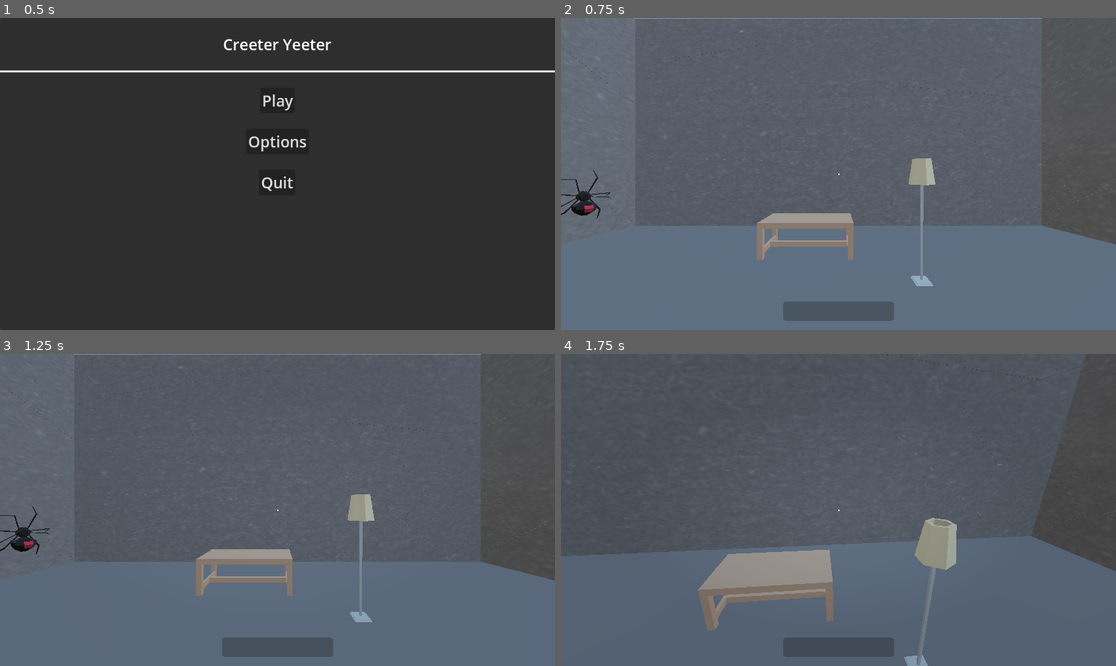
Above: before the commit, frames 1-4 (two rows, left to right).
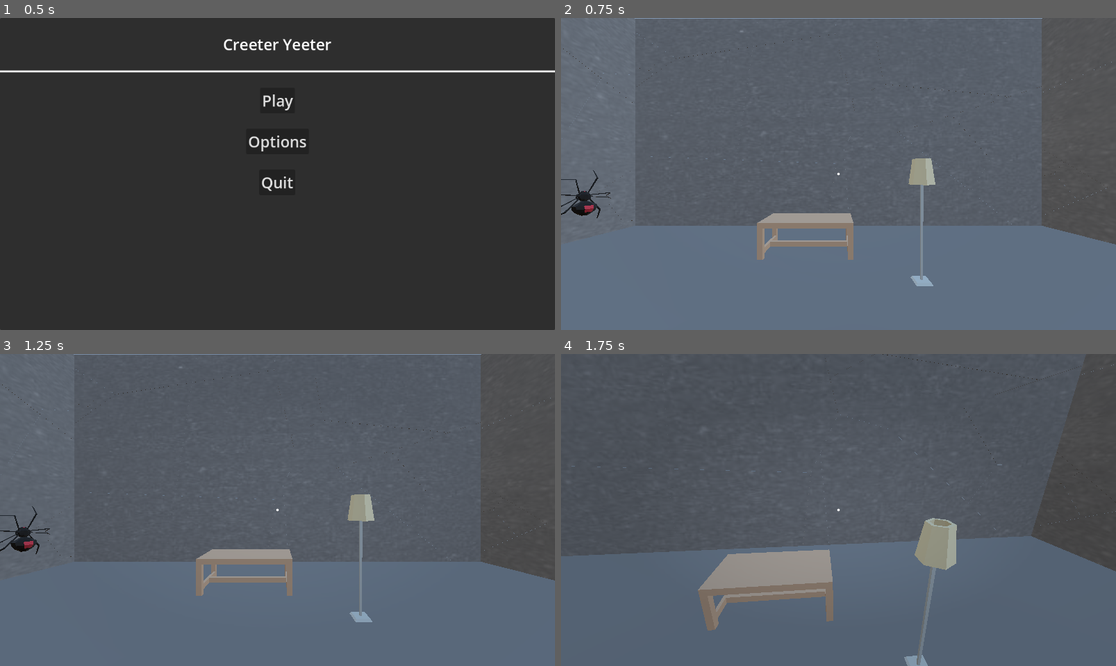
Above: after the commit, the same moments.

Repository: rcorre/wildjam84
Game: Godot game, scene res://menus/title/Title.tscn
Two runs of this game, one before a commit and one after it. Both use one fixed random seed, a clock stepped at 60 frames per second and the inputs below.
Inputs (mouse positions are in pixels of both pictures, inside the frame that each line leads up to):
- Up to frame 1 (0.5 s): no input
- Up to frame 2 (0.75 s): click "Play" at 0.5 s
- Up to frame 3 (1.25 s): no input
- Up to frame 4 (1.75 s): tap Enter at 1.25 s; move the mouse to (866, 510) at 1.27 s; press the mouse at (866, 510) at 1.28 s; hold W (forward) from 1.28 s (still down); tap Space (jump) at 1.52 s

Frame 1 is identical in both runs. In frame 2, 1.2% of the frame differs, in the area x 40-60%, y 49-98%; in frame 3, 1.2%; in frame 4, 1.2%.

Commit message:
Improve HUD crosshair.

Diff:
--- a/scenes/HUD/HUD.gd
+++ b/scenes/HUD/HUD.gd
@@ -2,16 +2,16 @@
 
 @onready var player: Player
 
-@onready var throw_power_bar: ProgressBar = $ThrowPowerBar
 @onready var tunnel_vision: Control = $TunnelVision
 @onready var game_over: Control = $GameOver
+
+var crosshair_radius := 1.0
 
 func _ready() -> void:
 	player = get_parent()
 	assert(player, "HUD cannot find player")
 
 func _process(delta: float) -> void:
-	throw_power_bar.value = player.throw_charge
 	tunnel_vision.modulate.a = player.panic
 	if player.panic >= 1.0:
 		Input.set_mouse_mode(Input.MOUSE_MODE_VISIBLE)
@@ -19,3 +19,15 @@
 			player.drop()
 		game_over.visible = true
 		game_over.modulate.a = move_toward(game_over.modulate.a, 1.0, delta)
+
+	# expand the crosshair if we can grab an object
+	var target_radius := 1.0
+	if player.grab_ray.is_colliding() and not player.held_object:
+		target_radius = 8.0
+	crosshair_radius = lerp(crosshair_radius, target_radius, delta * 12.0)
+	queue_redraw()
+
+func _draw() -> void:
+	var center := size / 2.0
+	draw_circle(center, crosshair_radius, Color.WHITE, false, 2.0, true)
+	draw_arc(center, 16.0, 0, 2 * PI * player.throw_charge, 128, Color.GREEN.lerp(Color.RED, player.throw_charge), 4.0, true)
--- a/scenes/HUD/HUD.tscn
+++ b/scenes/HUD/HUD.tscn
@@ -22,21 +22,7 @@
 mouse_filter = 1
 script = ExtResource("1_rr8ot")
 
-[node name="ThrowPowerBar" type="ProgressBar" parent="."]
-layout_mode = 1
-anchors_preset = -1
-anchor_left = 0.4
-anchor_top = 0.95
-anchor_right = 0.6
-anchor_bottom = 0.97
-offset_top = -27.0
-grow_horizontal = 2
-grow_vertical = 0
-mouse_filter = 1
-max_value = 1.0
-show_percentage = false
-
-[node name="Crosshair" type="ColorRect" parent="."]
+[node name="Crosshair" type="Control" parent="."]
 layout_mode = 1
 anchors_preset = 8
 anchor_left = 0.5
